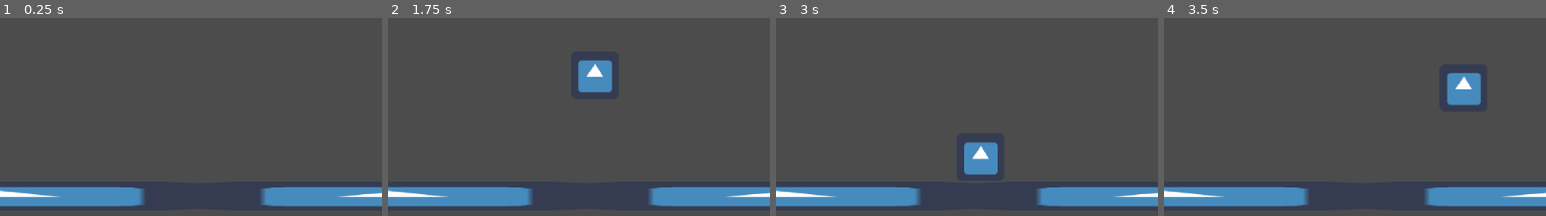
Above: before the commit, frames 1-4 (left to right).
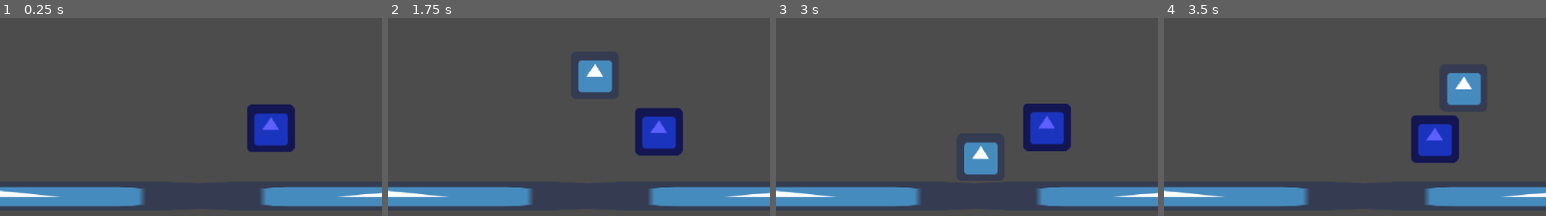
Above: after the commit, the same moments.

Repository: uspgamedev/welcome-to-your-mind
Game: Godot game, scene res://Stages/TestLevel.tscn
Same seed, same stepped clock (60 frames per second), same inputs: the game is played once before the commit and once after it. The engine's default icon, where the game draws it, is replaced by a stand-in: a white triangle on a blue panel in a dark square.
Inputs:
- Up to frame 1 (0.25 s): no input
- Up to frame 2 (1.75 s): hold Right (ui_right) from 0.53 s (still down); tap Up (ui_up) at 0.77, 1.52 s
- Up to frame 3 (3 s): release Right (ui_right) at 2.03 s; hold Left (ui_left) 2.03-2.78 s; hold Right (ui_right) from 2.78 s (still down)
- Up to frame 4 (3.5 s): keep holding Right (ui_right); tap Up (ui_up) at 3.02 s
The pictures show only the part of the screen within x 23-73%, y 50-100%; the shares and areas given below are measured in that part.

The runs differ from the first frame. In frame 1, 3.0% of the frame differs, in the area x 64-78%, y 43-68%; in frame 2, 3.0%; in frame 3, 3.0%; in frame 4, 3.0%.
Error after the commit: Parse Error: Parse error: Spaces used before tabs on a line (res://Stages/Depression/Enemies/TriggerGood.gd:16)

Commit message:
TriggerGood follows player

Diff:
--- a/Stages/Depression/Enemies/TriggerGood.gd
+++ b/Stages/Depression/Enemies/TriggerGood.gd
@@ -1,22 +1,30 @@
 extends Node2D
 
-const FLOAT_DISTANCE = 10
-const FLOAT_TIME = 2
+const RANDVAR = 10
 
-onready var current_pos = get_position()
-var floating_direction = -1 # 1 or -1
+var player = null
 
-func _ready():
-	start_floating()
+func go_to_player():
+	var Tim = $FollowTimer
+	var Twn = $Tween
+	var randx = (randi() % int(RANDVAR/2)) - RANDVAR
+	var randy = (randi() % int(RANDVAR/2)) - RANDVAR
+	var dist = get_position().distance_to(player.get_position())
 
-func start_floating():
-	var Twn = $Tween
-	Twn.interpolate_property(self, "position", current_pos, current_pos + Vector2(0, FLOAT_DISTANCE * floating_direction),
-	 						FLOAT_TIME, Twn.TRANS_QUAD, Twn.EASE_IN_OUT)
-	Twn.start()
-
+	if dist > 70:
+		Twn.interpolate_property(self, "position", get_position(), player.get_position() + Vector2(randx, randy),
+		 						dist/100.0, Twn.TRANS_CUBIC, Twn.EASE_IN_OUT)
+		Twn.start()
+	else:
+		Tim.set_wait_time(0.1)
+		Tim.start()
+		yield(Tim, "timeout")
+		go_to_player()
 
 func _on_Tween_tween_completed(object, key):
-	floating_direction *= -1
-	current_pos = get_position()
-	start_floating()
+	go_to_player()
+
+func _on_Area2D_body_entered(body):
+	if body.is_in_group("player") and not player:
+		player = body
+		go_to_player()
--- a/Stages/Depression/Enemies/TriggerGood.tscn
+++ b/Stages/Depression/Enemies/TriggerGood.tscn
@@ -1,9 +1,28 @@
-[gd_scene load_steps=4 format=2]
+[gd_scene load_steps=5 format=2]
 
 [ext_resource path="res://Stages/Depression/Enemies/TriggerGood.gd" type="Script" id=1]
 [ext_resource path="res://icon.png" type="Texture" id=2]
 
-[sub_resource type="CircleShape2D" id=1]
+[sub_resource type="Animation" id=1]
+
+resource_name = "idle"
+length = 1.4
+loop = true
+step = 0.1
+tracks/0/type = "value"
+tracks/0/path = NodePath(".:position")
+tracks/0/interp = 2
+tracks/0/loop_wrap = true
+tracks/0/imported = false
+tracks/0/enabled = true
+tracks/0/keys = {
+"times": PoolRealArray( 0, 0.7 ),
+"transitions": PoolRealArray( 1, 1 ),
+"update": 0,
+"values": [ Vector2( 0, -10 ), Vector2( 0, 10 ) ]
+}
+
+[sub_resource type="CircleShape2D" id=2]
 
 custom_solver_bias = 0.0
 radius = 50.0
@@ -15,8 +34,19 @@
 [node name="Sprite" type="Sprite" parent="." index="0"]
 
 modulate = Color( 0.367188, 0.377075, 1, 1 )
+position = Vector2( 0, -10 )
 texture = ExtResource( 2 )
-_sections_unfolded = [ "Visibility" ]
+_sections_unfolded = [ "Transform", "Visibility" ]
+
+[node name="AnimationPlayer" type="AnimationPlayer" parent="Sprite" index="0"]
+
+root_node = NodePath("..")
+autoplay = "idle"
+playback_process_mode = 1
+playback_default_blend_time = 0.0
+playback_speed = 1.0
+anims/idle = SubResource( 1 )
+blend_times = [  ]
 
 [node name="Area2D" type="Area2D" parent="." index="1"]
 
@@ -41,4 +71,13 @@
 playback/repeat = false
 playback/speed = 1.0
 
+[node name="FollowTimer" type="Timer" parent="." index="3"]
+
+process_mode = 1
+wait_time = 0.5
+one_shot = false
+autostart = false
+
+[connection signal="body_entered" from="Area2D" to="." method="_on_Area2D_body_entered"]
+
 [connection signal="tween_completed" from="Tween" to="." method="_on_Tween_tween_completed"]
--- a/Stages/TestLevel.tscn
+++ b/Stages/TestLevel.tscn
@@ -1,7 +1,8 @@
-[gd_scene load_steps=4 format=2]
+[gd_scene load_steps=5 format=2]
 
 [ext_resource path="res://icon.png" type="Texture" id=1]
 [ext_resource path="res://Player/Player.tscn" type="PackedScene" id=2]
+[ext_resource path="res://Stages/Depression/Enemies/TriggerGood.tscn" type="PackedScene" id=3]
 
 [sub_resource type="RectangleShape2D" id=1]
 
@@ -73,3 +74,7 @@
 [node name="Player" parent="." index="1" instance=ExtResource( 2 )]
 
 position = Vector2( 140.662, 66.8426 )
+
+[node name="TriggerGood" parent="." index="2" instance=ExtResource( 3 )]
+
+position = Vector2( 599.573, 451.577 )
Not shown: 1 places in Stages/Depression/Enemies/TriggerGood.tscn that only renumber resources
